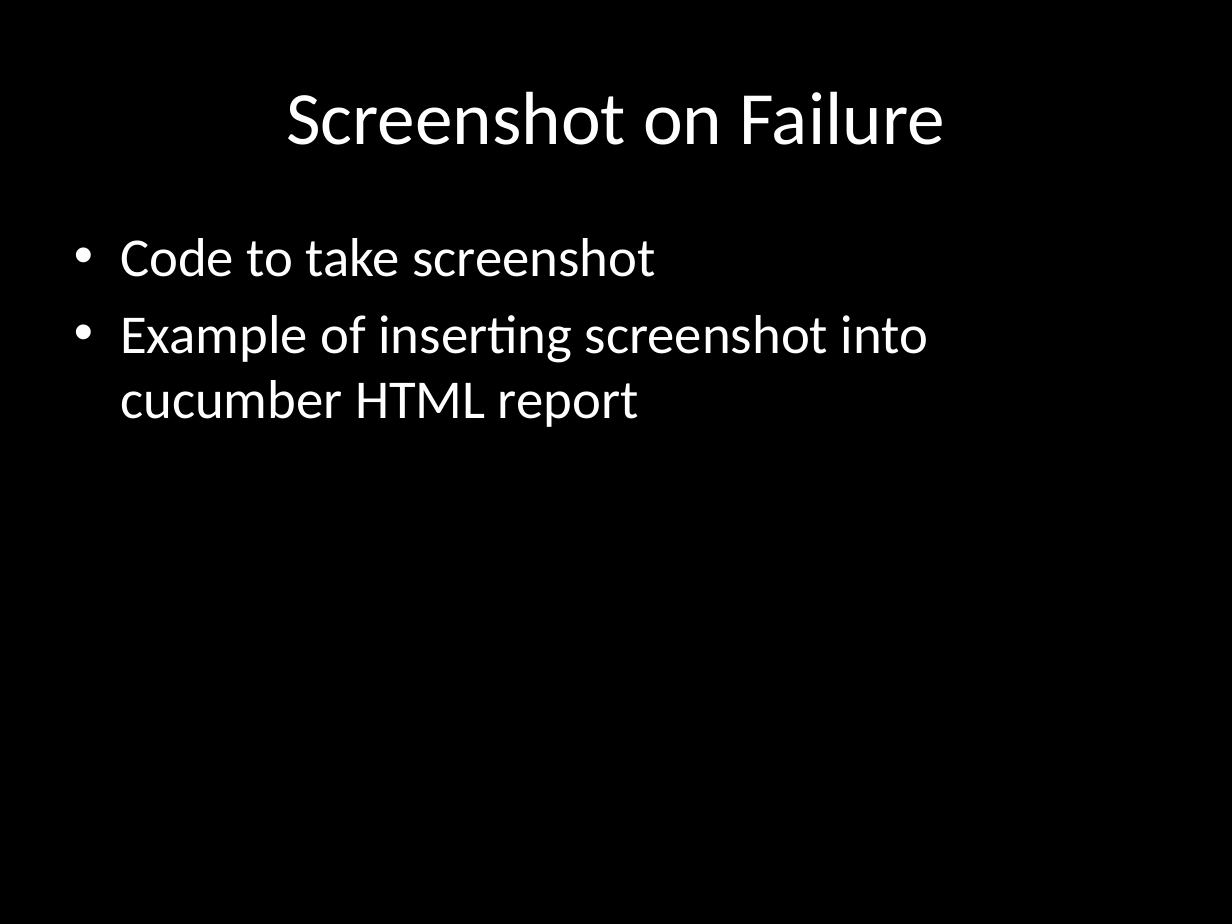
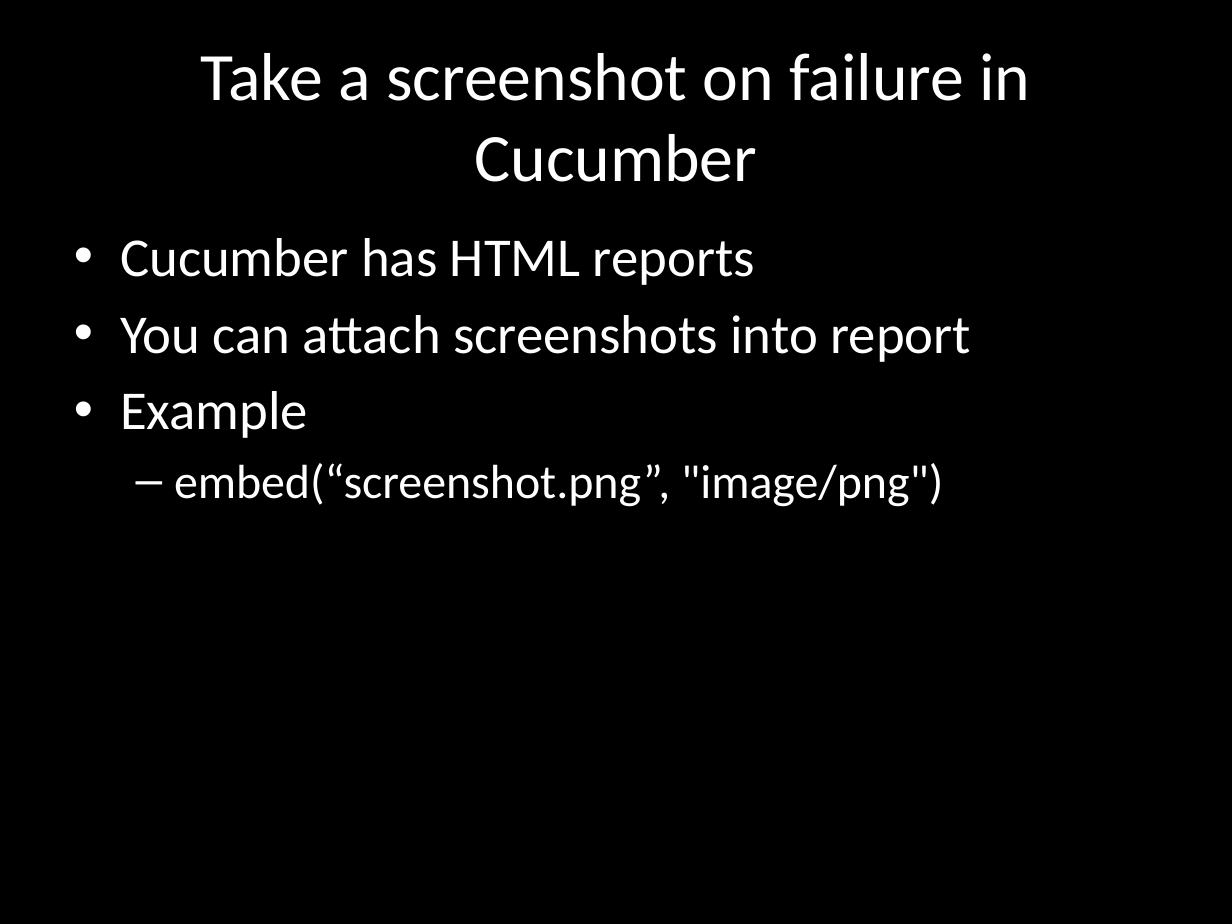
Before and after one commit to dimacus/SeleniumTipsAndTricks, a slide deck: slide 8 of selenium_camp_v1.pptx (slide 3 before the commit). Drawn at 1232x924 pixels with LibreOffice and Linux fonts; fonts in the diff are those of the drawing. Boxes give left, top, right and bottom in pixels: in the first picture for what was removed or moved away, otherwise in the second. Text is boxed around its words. In the diff, an @@ line names an element or a change of style, - is before the commit and + after.

Commit message:
Working on powerpoint

```diff
--- a/selenium_camp_v1.pptx
+++ b/selenium_camp_v1.pptx
@@ title at (201, 53, 1030, 182): text changed; size 44 to 39.6 pt @@
-Screenshot on Failure
+Take a screenshot on failure in Cucumber
@@ text at (120, 238, 971, 507): text changed @@
-• Code to take screenshot
-• Example of inserting screenshot into cucumber HTML report
+• Cucumber has HTML reports
+• You can attach screenshots into report
+• Example
+  – embed(“screenshot.png”, "image/png")
```
Also in this commit, not shown: 1 other slide changed, 6 slides added.
